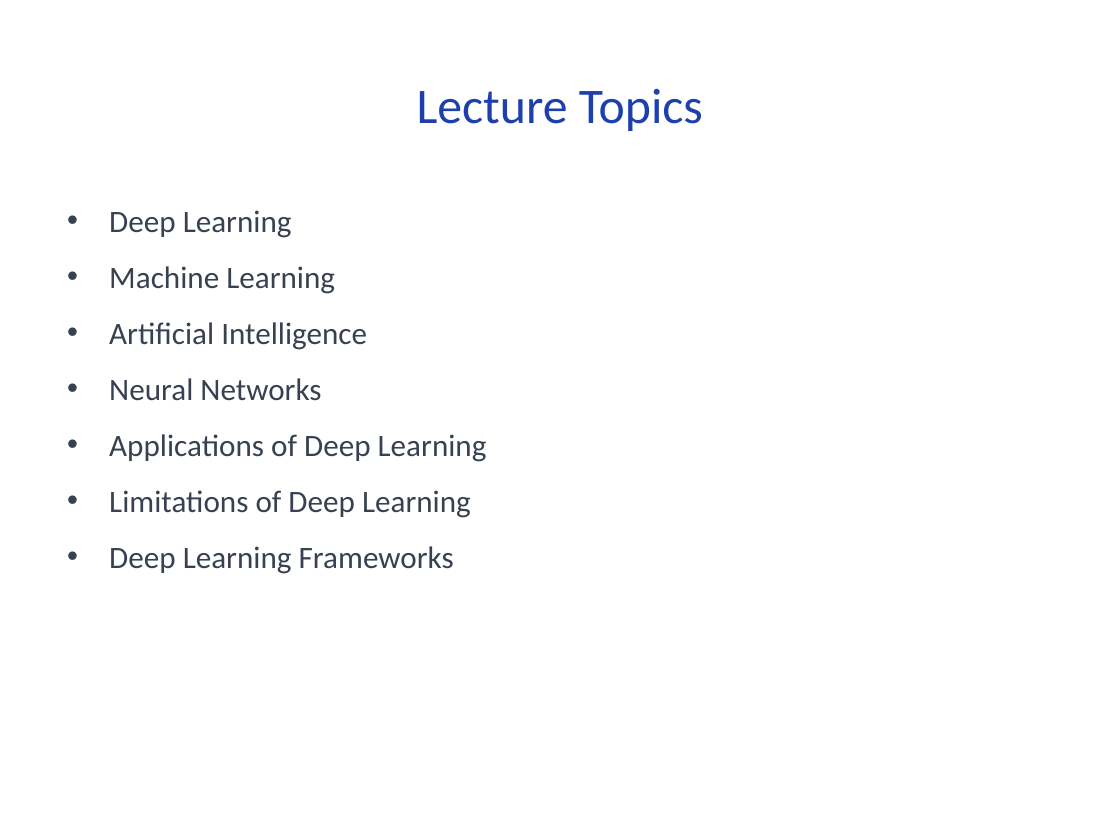
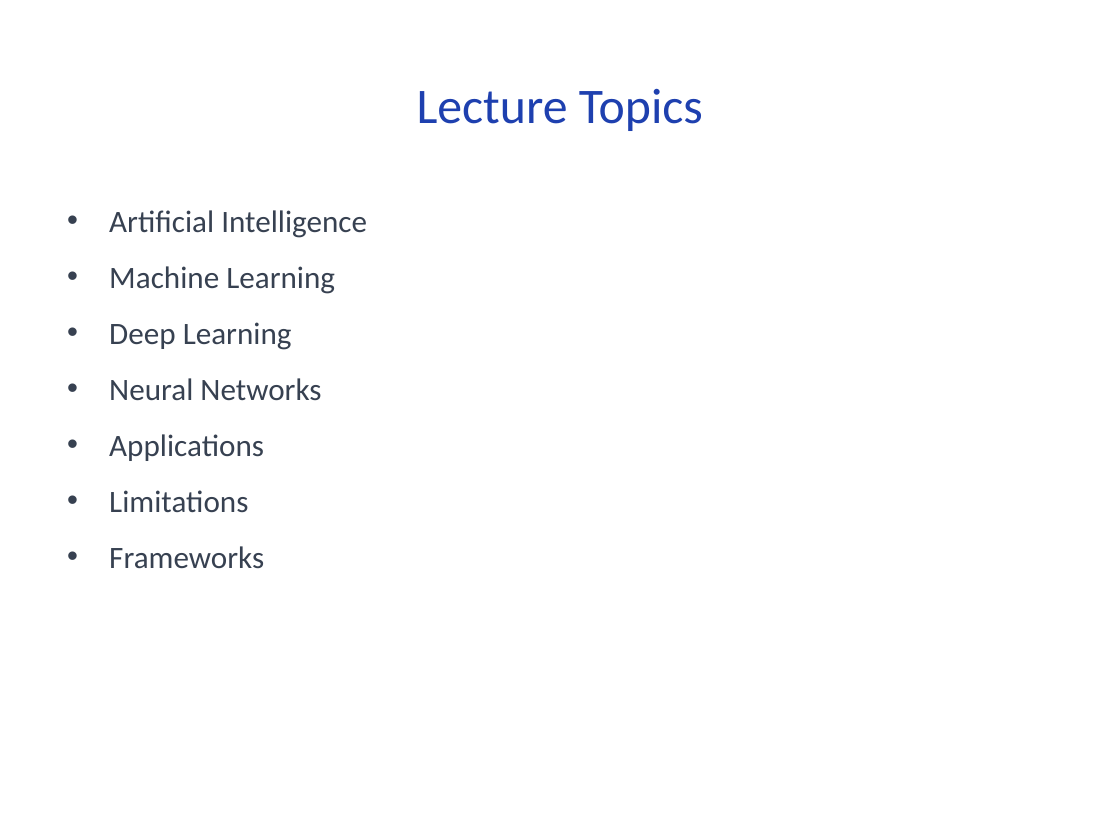
Before and after one commit to CodeByMonil/Lecture-Notes-Processor, a slide deck: slide 3 of outputs/slides/monil_Deep-Learning.pptx. Drawn at 1120x840 pixels with LibreOffice and Linux fonts; fonts in the diff are those of the drawing. Boxes give left, top, right and bottom in pixels: in the first picture for what was removed or moved away, otherwise in the second. Text is boxed around its words. In the diff, an @@ line names an element or a change of style, - is before the commit and + after.

```diff
--- a/outputs/slides/monil_Deep-Learning.pptx
+++ b/outputs/slides/monil_Deep-Learning.pptx
@@ text at (109,210,367,294): paragraphs added @@
+• Artificial Intelligence
+• Machine Learning
@@ text at (109,266,367,350): paragraphs removed @@
-• Machine Learning
-• Artificial Intelligence
@@ text at (109,434,264,569): text changed @@
-• Applications of Deep Learning
-• Limitations of Deep Learning
-• Deep Learning Frameworks
+• Applications
+• Limitations
+• Frameworks
```
Also in this commit, not shown: 8 other slides changed, 15 other files.
